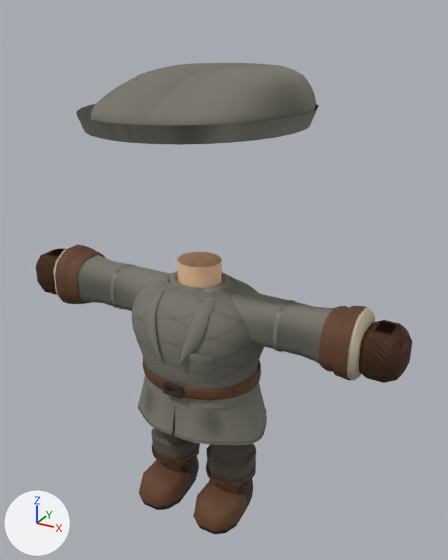
A saved change to the glTF model src/assets/models/wardrobe/classes/traje_explorador_novicio.glb.
Rendered twice from a 50 mm camera at (1.37, -2.25, 2.38) aimed at (0.1, 0.05, 1.24). Lighting does not change. The marker at lower left points along +X, +Y and +Z. The older version comes first. Vertices at exactly the same position are counted once.

The first picture shows 'medieval-leg-l', 'medieval-leg-r', 'medieval-sleeve-l', 'medieval-sleeve-r', 'medieval-tunic', 'suit-bracer-l', 'suit-bracer-r', 'suit-glove-left', 'suit-glove-right', 'suit-head', 'suit-trousers-l', 'suit-trousers-r' and 4 more.
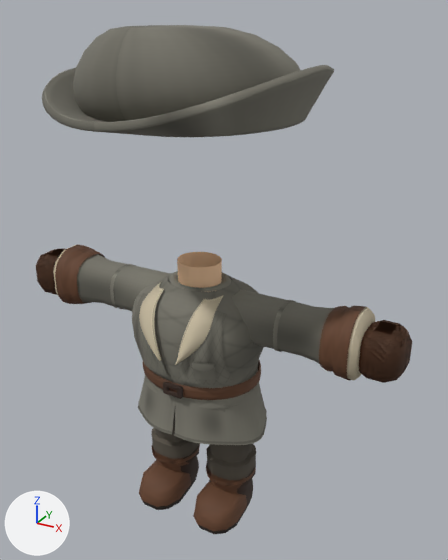
What differs and where, as boxes [x1, y1, x2, y2] in the pictures (448 x 560 px; the box of a moved part takes in the faces that stretch with it):
'suit-head', reshaped (20% wider, 36% taller): before [76, 63, 319, 145]; after [42, 25, 334, 137]
part 1 of me_medieval_tunic, moved or reshaped: before [187, 353, 214, 363]; after [190, 363, 215, 372]
part 2 of me_medieval_tunic, rebuilt (22% wider): before [179, 296, 219, 367]; after [175, 295, 224, 365]
part 3 of me_medieval_tunic, rebuilt (18% wider): before [144, 284, 165, 363]; after [139, 281, 164, 361]
part 4 of me_medieval_tunic, added: after [133, 293, 168, 376]
part 5 of me_medieval_tunic, added: after [178, 311, 235, 385]
part 6 of me_medieval_tunic, moved or reshaped: [171, 309, 264, 388] in both
part 7 of me_suit_head, rebuilt: before [90, 63, 316, 125]; after [42, 65, 334, 137]
part 8 of me_suit_head, added: after [73, 25, 300, 131]
part 9 of me_suit_head, deleted: before [76, 104, 319, 145]

What the commit changed:
me_medieval_tunic is used by ob_medieval_tunic; location (0.0, 0.0, 0.0).
me_medieval_tunic had 2597 vertices, 4554 faces and spanned x -0.35..0.35, y -0.275..0.269, z 0.485..1.335.
me_medieval_tunic now has 2905 vertices, 5074 faces and spans x -0.35..0.35, y -0.295..0.269, z 0.485..1.335.
me_medieval_tunic part 1: the loose piece of 45 vertices spanning x 0.09..0.205, y -0.268..-0.232, z 0.967..1.01 is multiplied about its middle by the matrix ((0.87, 0.0, 0.0), (0.051, 0.934, -0.121), (0.0, 0.0, 1.0)), then moved by (0.018, -0.012, -0.035).
me_medieval_tunic part 2: the loose piece of 124 vertices spanning x 0.045..0.161, y -0.275..-0.087, z 0.92..1.22 is rebuilt with 124 vertices and now spans x 0.04..0.184, y -0.295..-0.067, z 0.94..1.22, in mat_linen.
me_medieval_tunic part 3: the loose piece of 124 vertices spanning x -0.161..-0.045, y -0.275..-0.087, z 0.92..1.22 is rebuilt with 124 vertices and now spans x -0.184..-0.04, y -0.295..-0.067, z 0.94..1.22, in mat_linen.
me_medieval_tunic part 4: a new loose piece of 154 vertices spanning x -0.255..-0.026, y -0.268..-0.132, z 0.84..1.203, in mat_tunic.
me_medieval_tunic part 5: a new loose piece of 154 vertices spanning x 0.026..0.255, y -0.268..-0.132, z 0.84..1.203, in mat_tunic.
me_medieval_tunic part 6: 126 vertices moved from x 0.071..0.335, y -0.252..0.252, z 0.813..1.151 to x 0.07..0.334, y -0.252..0.252, z 0.813..1.151; 90 vertices removed from x 0.095..0.199, y -0.26..-0.212, z 0.91..1.01.
Other edits to the shape of me_medieval_tunic do not show in these pictures.
me_medieval_tunic gains material mat_linen.
me_suit_head is used by ob_suit_head; location (0.0, 0.0, 0.0).
me_suit_head had 704 vertices, 1280 faces and spanned x -0.499..0.499, y -0.473..0.473, z 1.925..2.18.
me_suit_head now has 2596 vertices, 5188 faces and spans x -0.554..0.555, y -0.65..0.562, z 1.966..2.324.
me_suit_head part 7: the loose piece of 544 vertices spanning x -0.448..0.485, y -0.424..0.441, z 1.95..2.18 is rebuilt with 1232 vertices and now spans x -0.554..0.555, y -0.65..0.562, z 1.966..2.195.
me_suit_head part 8: a new loose piece of 1364 vertices spanning x -0.46..0.464, y -0.531..0.453, z 1.97..2.324, in mat_tunic.
Part 9, on me_suit_head:
160 vertices are removed from x -0.499..0.499, y -0.473..0.473, z 1.925..2.025.
256 faces are deleted.
